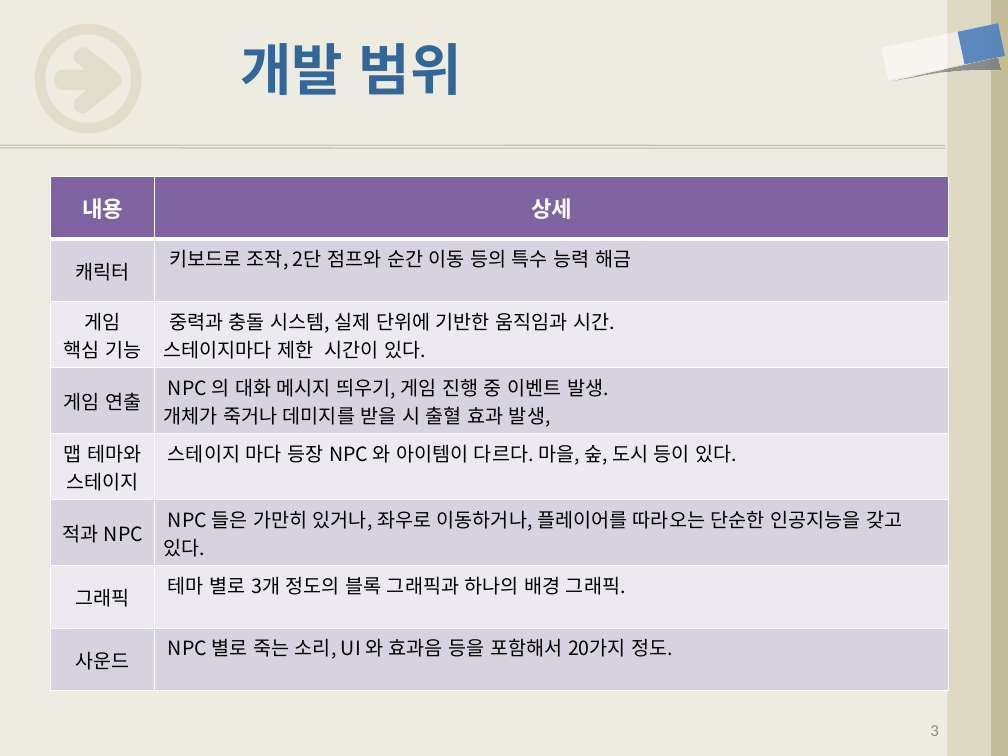
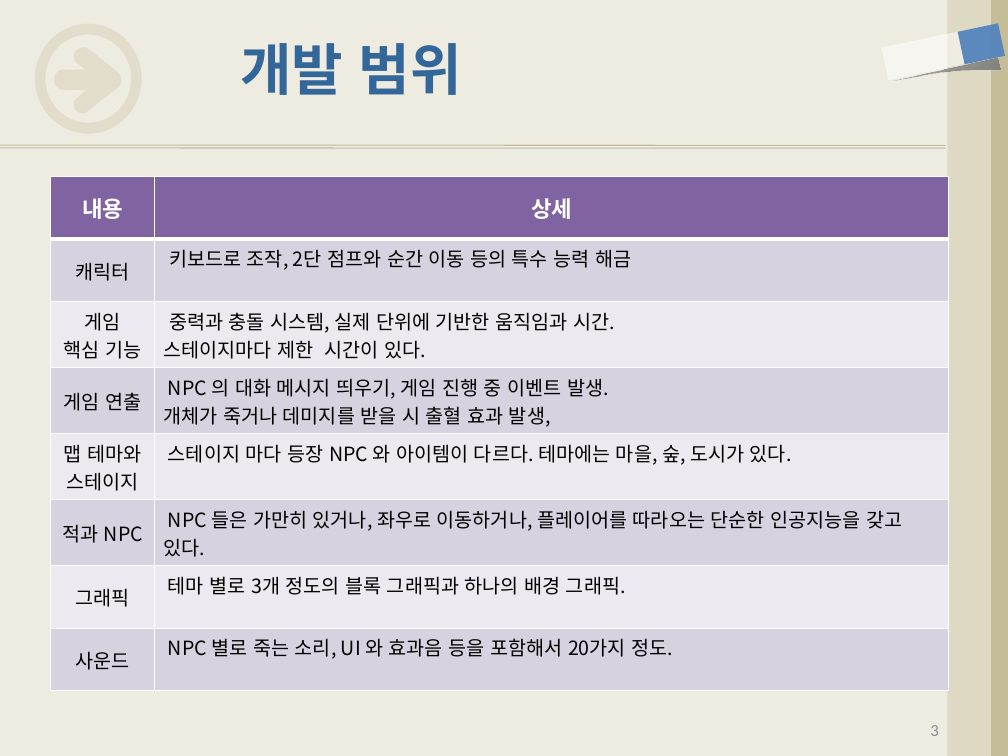
Before and after one commit to iconstudio/2017-Platformer, a slide deck: slide 3 of slides/2016180042_진윤성_2DGP_2차발표.pptx. Drawn at 1008x756 pixels with LibreOffice and Linux fonts; fonts in the diff are those of the drawing. Boxes give left, top, right and bottom in pixels: in the first picture for what was removed or moved away, otherwise in the second. Text is boxed around its words. In the diff, an @@ line names an element or a change of style, - is before the commit and + after.

```diff
--- a/slides/2016180042_진윤성_2DGP_2차발표.pptx
+++ b/slides/2016180042_진윤성_2DGP_2차발표.pptx
@@ table at [50,176,950,676] @@
-row 5, column 2: 스테이지 마다 등장 NPC 와 아이템이 다르다. 마을, 숲, 도시 등이 있다.
+row 5, column 2: 스테이지 마다 등장 NPC 와 아이템이 다르다. 테마에는 마을, 숲, 도시가 있다.
```
Also in this commit, not shown: 1 other file.
